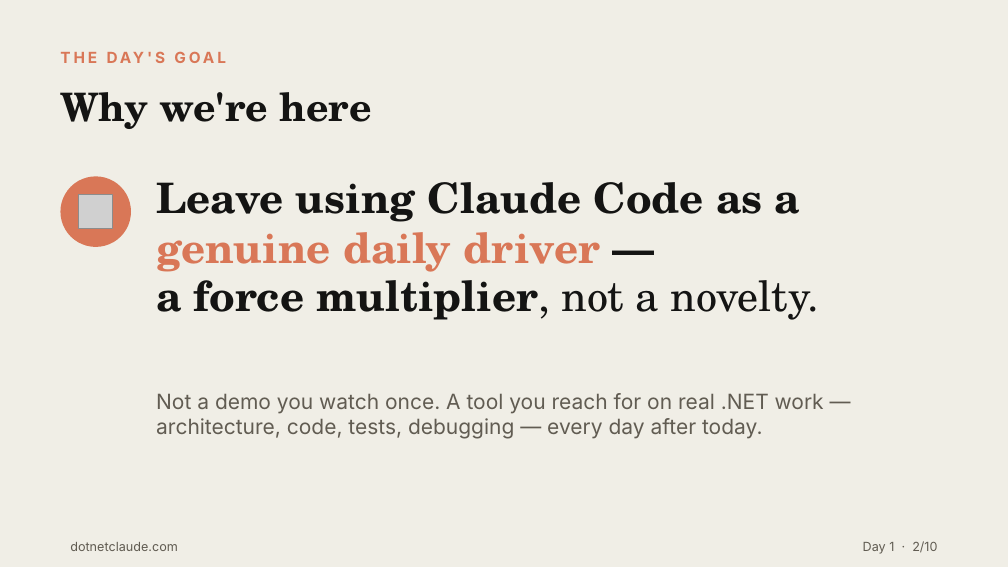
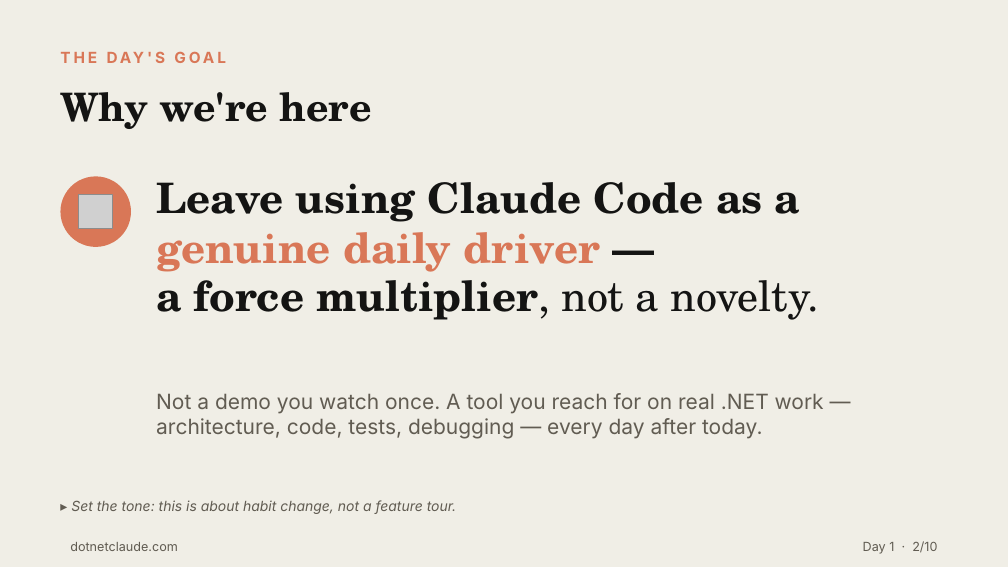
Before and after one commit to cwoodruff/dotnet-claude-workshop-content, a slide deck: slide 2 of decks/Day 1/Day1-Claude-Code-Track.pptx. Drawn at 1008x567 pixels with LibreOffice and Linux fonts; fonts in the diff are those of the drawing; grey boxes stand for pictures. Boxes give left, top, right and bottom in pixels: in the first picture for what was removed or moved away, otherwise in the second. Text is boxed around its words. In the diff, an @@ line names an element or a change of style, - is before the commit and + after.

```diff
--- a/decks/Day 1/Day1-Claude-Code-Track.pptx
+++ b/decks/Day 1/Day1-Claude-Code-Track.pptx
@@ text added at (71, 500, 456, 514), 10 pt, text #615C52, italic @@
+▸ Set the tone: this is about habit change, not a feature tour.
```
Also in this commit, not shown: 3 other slides changed, 1 other file.
